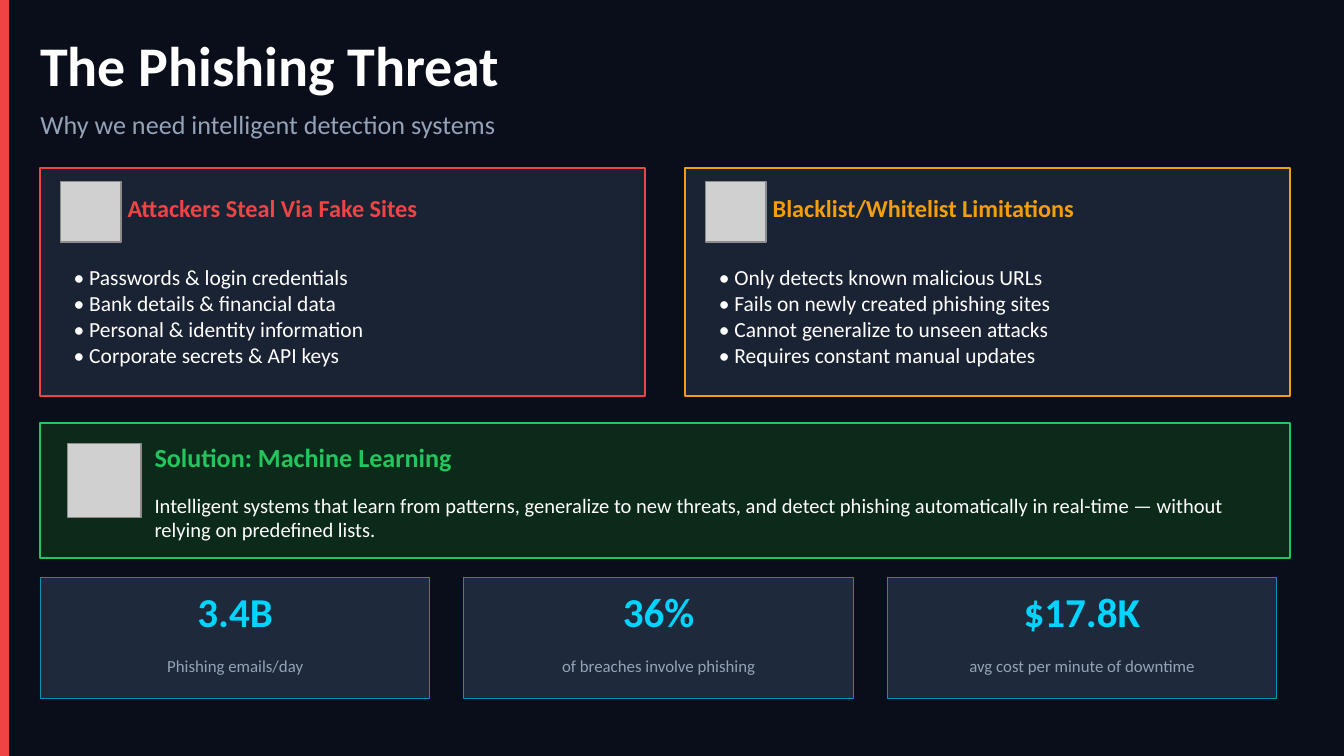
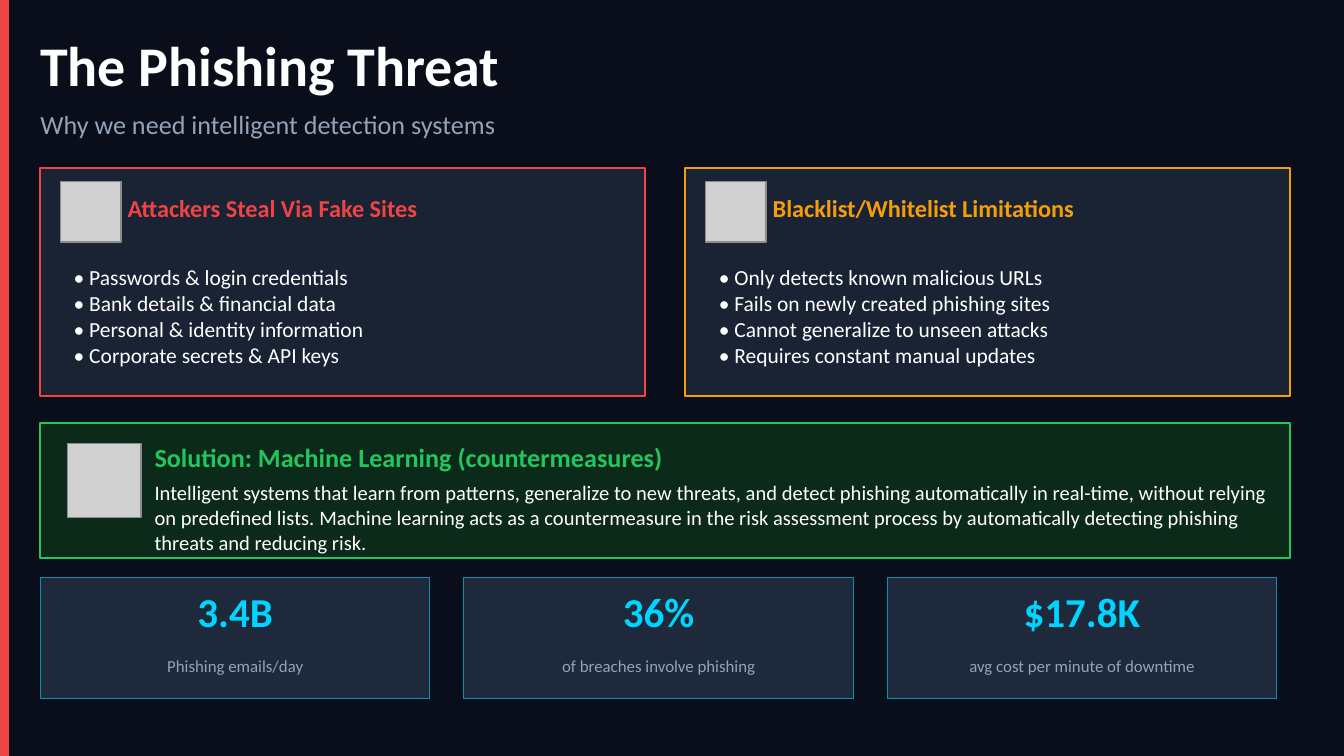
Before and after one commit to hamasli/phishing-detection-machine-learning, a slide deck: slide 3 of phishing_detection_ML.pptx. Drawn at 1344x756 pixels with LibreOffice and Linux fonts; fonts in the diff are those of the drawing; grey boxes stand for pictures. Boxes give left, top, right and bottom in pixels: in the first picture for what was removed or moved away, otherwise in the second. Text is boxed around its words. In the diff, an @@ line names an element or a change of style, - is before the commit and + after.

```diff
--- a/phishing_detection_ML.pptx
+++ b/phishing_detection_ML.pptx
@@ text at <box>155,448,663,472</box>: text changed @@
-Solution: Machine Learning
+Solution: Machine Learning (countermeasures)
@@ text at <box>155,485,1265,554</box>: text changed @@
-Intelligent systems that learn from patterns, generalize to new threats, and detect phishing automatically in real-time — without relying on predefined lists.
+Intelligent systems that learn from patterns, generalize to new threats, and detect phishing automatically in real-time, without relying on predefined lists. Machine learning acts as a countermeasure in the risk assessment process by automatically detecting phishing threats and reducing risk.
```
Also in this commit, not shown: 5 other slides changed, 1 slide added, 1 other file.
